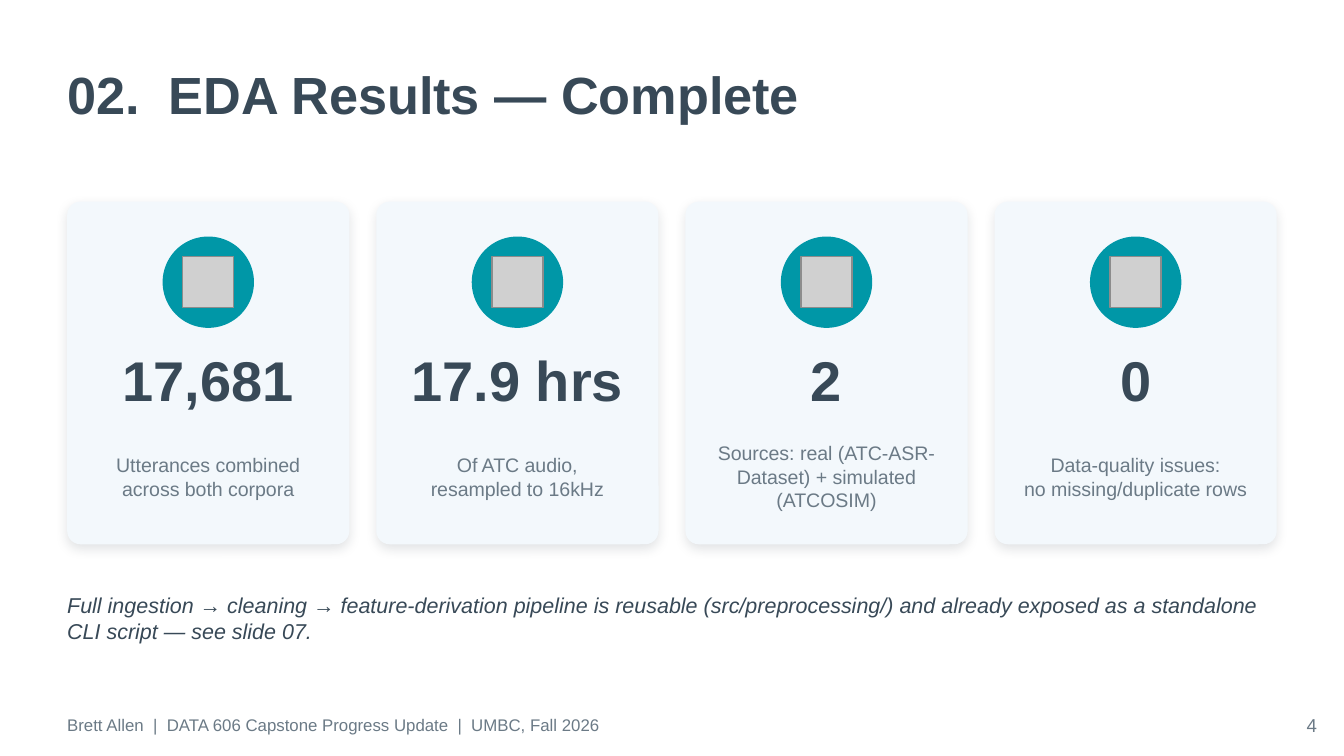
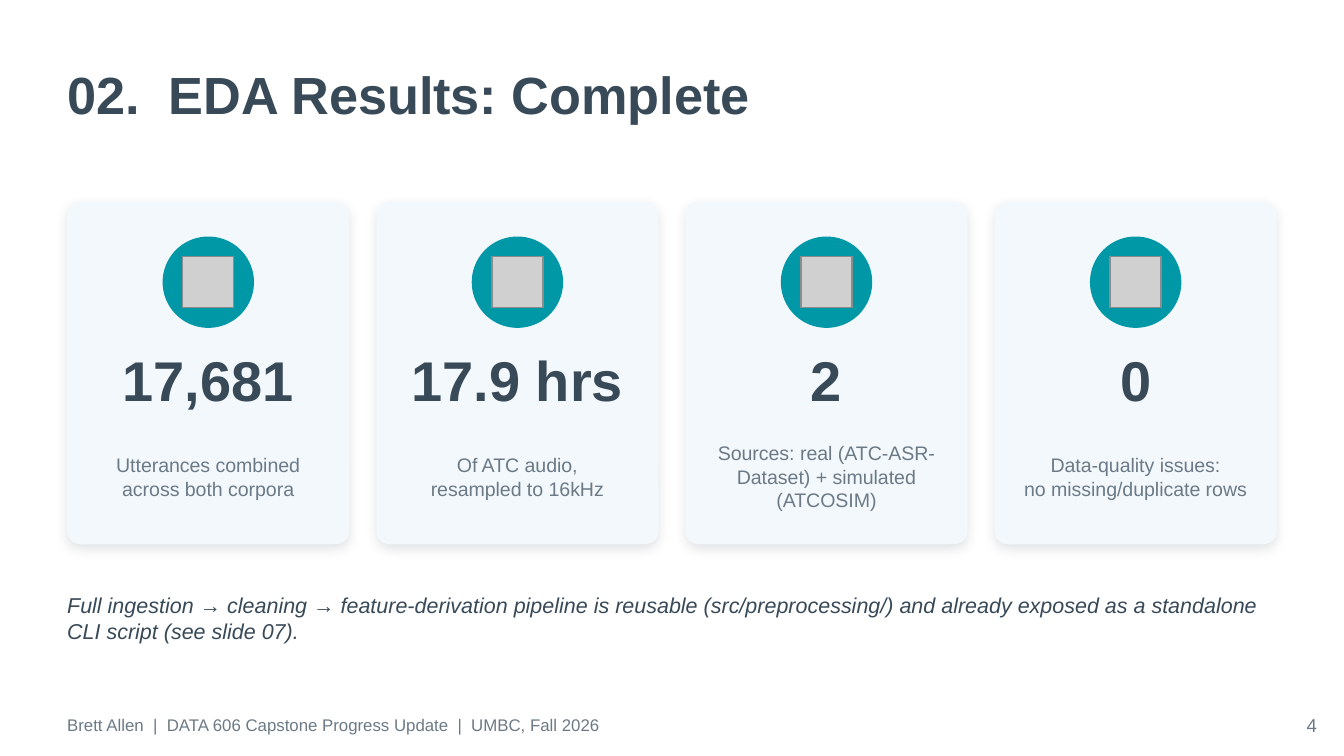
Before and after one commit to BrettFX/UMBC-DATA606-Capstone, a slide deck: slide 4 of docs/Allen_DATA_606_Capstone_Progress_Update.pptx. Drawn at 1344x756 pixels with LibreOffice and Linux fonts; fonts in the diff are those of the drawing; grey boxes stand for pictures. Boxes give left, top, right and bottom in pixels: in the first picture for what was removed or moved away, otherwise in the second. Text is boxed around its words. In the diff, an @@ line names an element or a change of style, - is before the commit and + after.

```diff
--- a/docs/Allen_DATA_606_Capstone_Progress_Update.pptx
+++ b/docs/Allen_DATA_606_Capstone_Progress_Update.pptx
@@ text at (67,76,750,125): text changed @@
-02. EDA Results — Complete
+02. EDA Results: Complete
@@ text at (67,597,1257,644): text changed @@
-Full ingestion → cleaning → feature-derivation pipeline is reusable (src/preprocessing/) and already exposed as a standalone CLI script — see slide 07.
+Full ingestion → cleaning → feature-derivation pipeline is reusable (src/preprocessing/) and already exposed as a standalone CLI script (see slide 07).
```
Also in this commit, not shown: 9 other slides changed, 5 other files.
